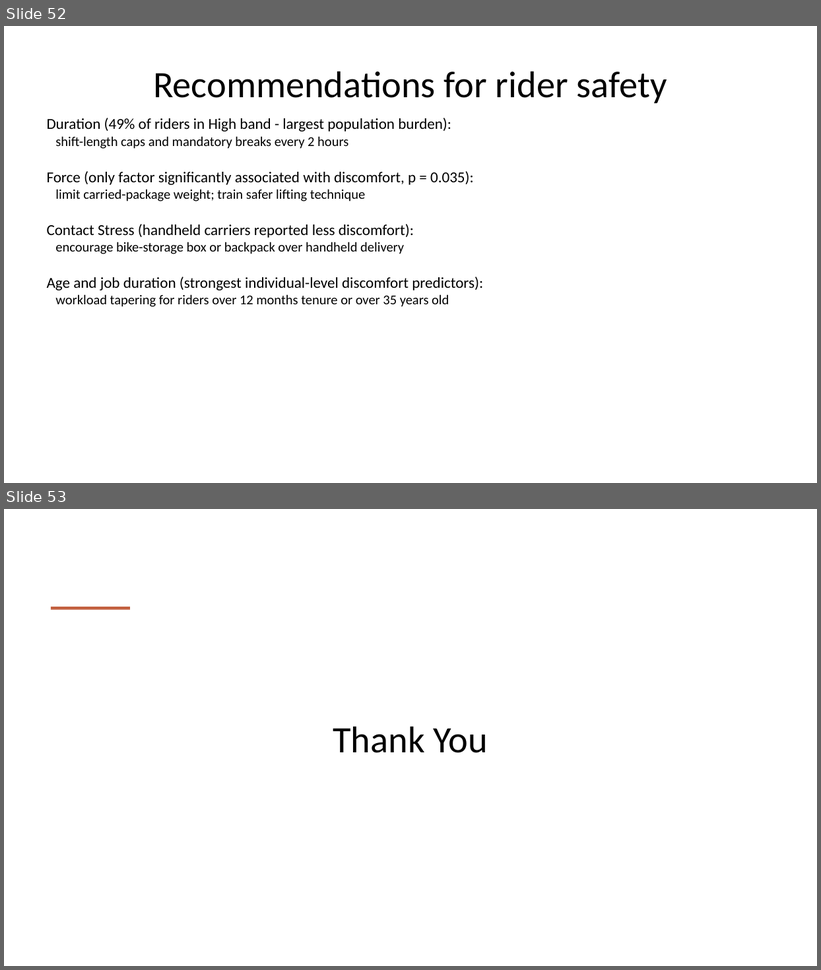
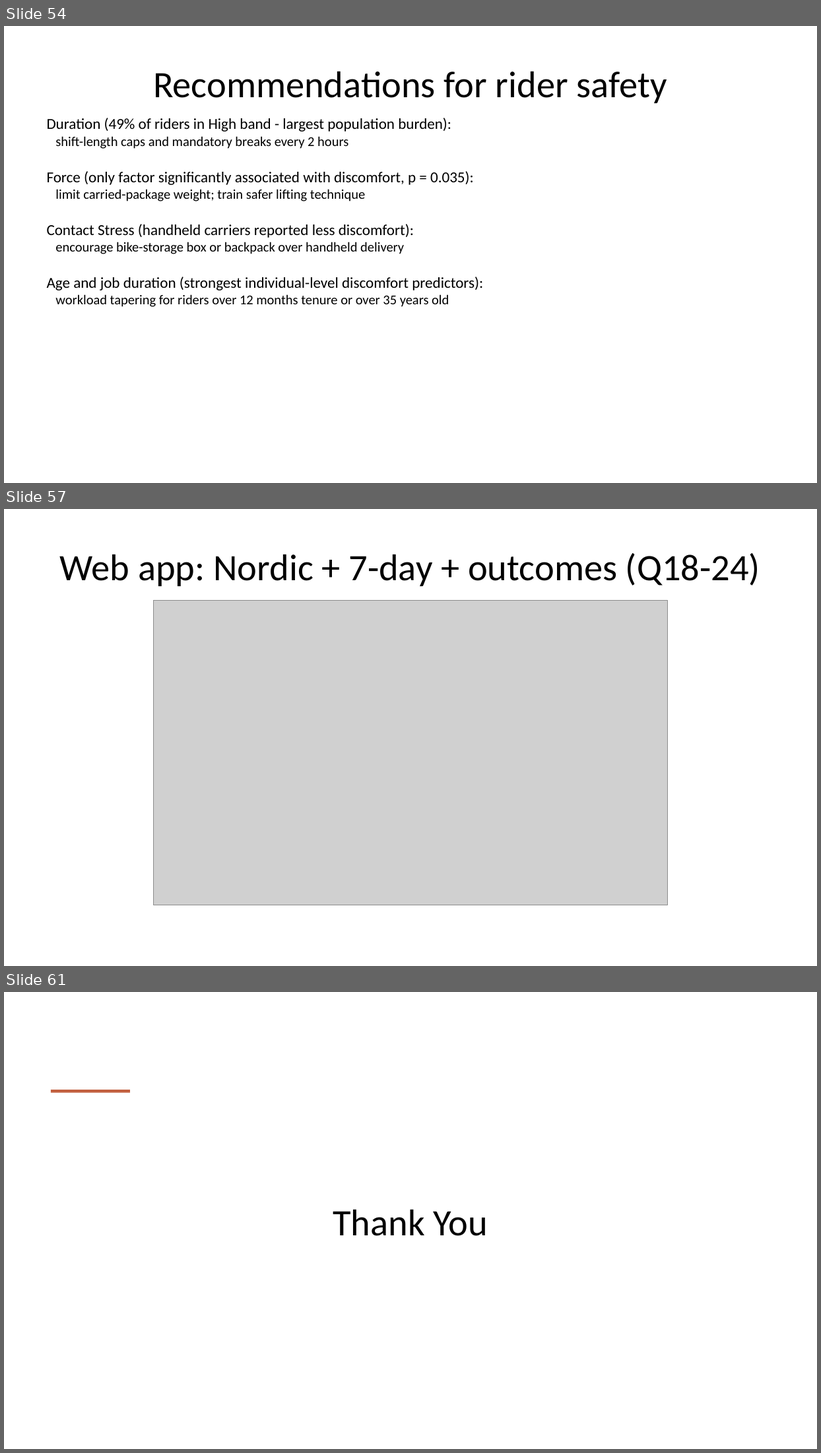
Before and after one commit to AilaVishnu/ergonomic-risk-factor-prediction, a slide deck: deck/Ergonomic_Risk_Factor_Prediction_Project_Plan_WITH_RESULTS.pptx. Shown one above the other, each under a label of ours: slides 52 and 53 before the commit, slides 54, 57 and 61 after it; the slides between them are not shown. The pictures are 821x970 and 821x1453 pixels, drawn with LibreOffice and Linux fonts; fonts in the diff are those of the drawing; grey boxes stand for pictures. Boxes give left, top, right and bottom in pixels: in the first picture for what was removed or moved away, otherwise in the second. Text is boxed around its words. In the diff, an @@ line names an element or a change of style, - is before the commit and + after.

```diff
--- a/deck/Ergonomic_Risk_Factor_Prediction_Project_Plan_WITH_RESULTS.pptx
+++ b/deck/Ergonomic_Risk_Factor_Prediction_Project_Plan_WITH_RESULTS.pptx
@@ slide 57 added at <box>4,509,817,966</box>, background #FFFFFF @@
@@ title added at <box>60,553,760,586</box>, 44 pt, text #000000 @@
+Web app: Nordic + 7-day + outcomes (Q18-24)
@@ picture added at <box>154,601,668,906</box> @@
@@ what was slide 52 is now slide 54 @@
@@ what was slide 53 is now slide 61 @@
```
Also in this commit, not shown: 7 other slides added, 1 other file.
